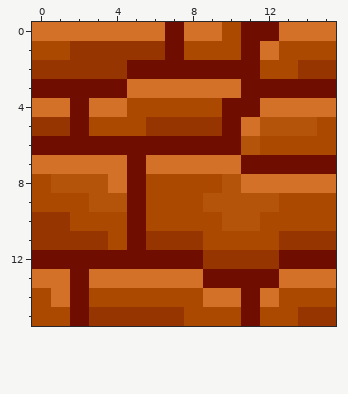
One commit to this pixel-art sprite: assets/images/brick1x1.png. The picture above is the old version.
The file is 16x16 pixels. Colours within 5 levels of each other are drawn and written as one.
Once edited:
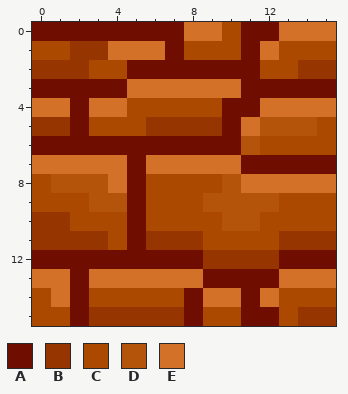
Palette (. is transparent): A #6f0d00  B #973500  C #ab4900  D #b4530a  E #d37128
From old to new:
{"y":0,"x":0,"old":"EEEEEEE","new":"AAAAAAA"}
{"y":1,"x":4,"old":"BBB","new":"EEE"}
{"y":2,"x":3,"old":"BB","new":"CC"}
{"y":14,"x":8,"old":"C","new":"A"}
{"y":15,"x":8,"old":"C","new":"A"}
{"y":15,"x":12,"old":"C","new":"A"}
{"label":"changed","picture_box":[32,22,165,79]}
{"label":"changed","picture_box":[184,288,203,326]}
{"label":"changed","picture_box":[260,307,279,326]}
